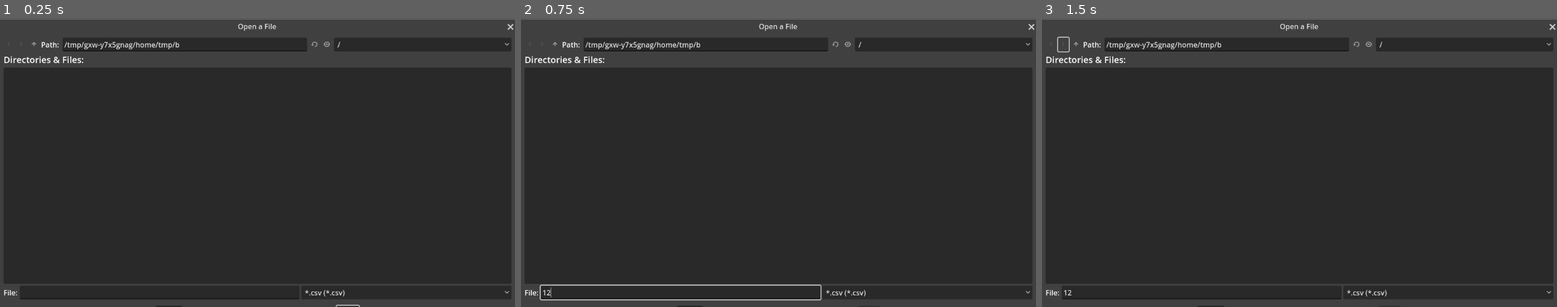
Above: before the commit, frames 1-3 (left to right).
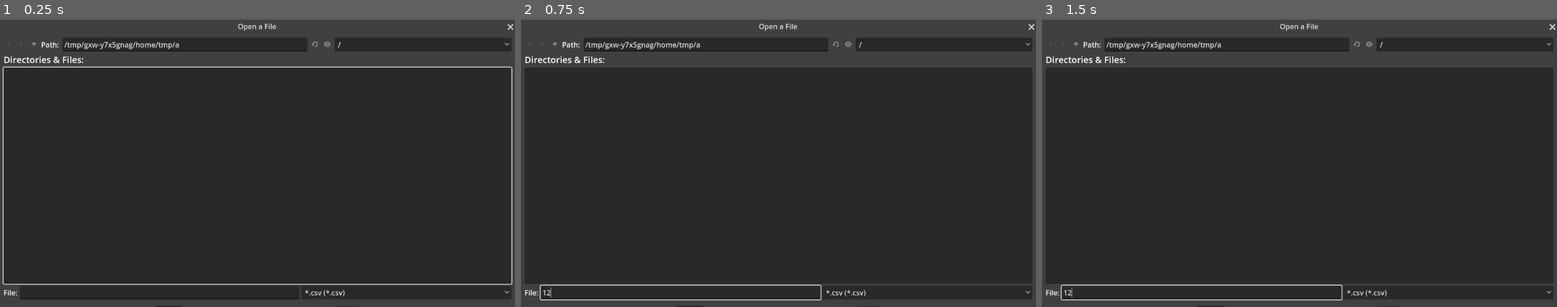
Above: after the commit, the same moments.

Repository: WarhawkPrime/Codierungstheorie
Game: Godot game, scene res://Main.tscn
Same seed, same stepped clock (60 frames per second), same inputs: the game is played once before the commit and once after it. The engine's default icon, where the game draws it, is replaced by a stand-in: a white triangle on a blue panel in a dark square.
Inputs (mouse positions are in pixels of both pictures, inside the frame that each line leads up to):
- Up to frame 1 (0.25 s): no input
- Up to frame 2 (0.75 s): click (680, 292) at 0.52 s; type "12" at 0.6 s
- Up to frame 3 (1.5 s): click "Open file ..." at 1.25 s

The runs differ from the first frame. In frame 1, 1.3% of the frame differs, in the area x 0-100%, y 8-100%; in frame 2, less than 0.1%; in frame 3, 0.6%.

Commit message:
Add fast mode for tables with e > 5 and save viewport

Diff:
--- a/MultMatrix/Main.gd
+++ b/MultMatrix/Main.gd
@@ -1,17 +1,34 @@
 extends Control
 
 @export var cell_size: int = 50
-@export var bg: Color = Color.BLACK
+
+## Use pretty or fast rendering
+@export var fast: bool = false
+@export var font: Font
+
 @export var cell_color: Color = "#0c1b49"
+
 @export var fileDialog: FileDialog
 
-@onready var rect_scene = preload("res://rect.tscn")
+@onready var target_viewport = get_tree().root.get_viewport()
+@onready var rect_scene = preload("res://MatrixCell.tscn")
 @onready var rect_container = $MatrixContainer
+
+@onready var default_cell_size = cell_size
+
 
 var max_alpha: int = 255
 var max_matrix_value: int = 0
 var matrix_size: int = 0
 var matrix = []
+
+
+
+
+func save_to():
+	var img: Image = get_viewport().get_texture().get_image()
+	return img.save_png("test.png")
+
 
 # Called when the node enters the scene tree for the first time.
 func _ready():
@@ -21,7 +38,7 @@
 
 
 func _on_file_dialog_file_selected(path):
-	var file_content = _open_file(path)
+	_open_file(path)
 
 func _open_file(path):
 	matrix = []
@@ -42,15 +59,46 @@
 	print_debug(max_matrix_value)
 	print_debug(matrix_size)
 
-	create_matrix()
+	if(fast):
+		queue_redraw()
+	else:
+		create_matrix()
 
-func _process(delta):
-	pass
+
+func _draw():
+	var gap: int = cell_size / 10
+
+	var start: int = Time.get_ticks_usec()
+	if(matrix.size() != 0):
+		print("Creating matrix")
+		var row_count: int = 0
+		for row in matrix:
+			print("Processing row %s of %s" % [row_count, matrix_size])
+			var cell_count: int = 0
+			for element in row:
+				var x: int = cell_size+(cell_size*row_count)+ gap * row_count
+				var y: int = cell_size+(cell_size*cell_count) + gap * cell_count
+
+				x += 100
+				y += 100
+
+				var color = calculate_dynamic_color(element.to_float(), self.cell_color)
+				var rext = Rect2(x, y, cell_size, cell_size)
+				draw_rect(rext, color)
+				cell_count += 1
+			row_count += 1
+			var finish: int = Time.get_ticks_usec()
+		var finish: int = Time.get_ticks_usec()
+		var drawn_in_ms = (finish - start)
+
+		print("Drawn in: ", drawn_in_ms / 1000)
 
 
 func create_matrix():
-	var gap: int = cell_size / 10
+	var gap: int = 2
 
+	var rects = []
+	var start: int = Time.get_ticks_usec()
 	if(matrix.size() != 0):
 		print("Creating matrix")
 		var row_count: int = 0
@@ -62,24 +110,48 @@
 				var y: int = cell_size+(cell_size*cell_count) + gap * cell_count
 				var pos: Vector2 = Vector2(x, y)
 
-				var weight: float = 0
-
-				if(element != "0"):
-					weight =  element.to_float() / max_matrix_value
-
-				var color = cell_color.lerp(cell_color.inverted(), weight)
+				var color = calculate_dynamic_color(element.to_float(), self.cell_color)
 
 				var rect = rect_scene.instantiate()
-				rect.init(pos, color, element)
-				rect_container.add_child(rect)
+				rect.init(pos, color, element.to_int())
+				rects.append(rect)
+
 				cell_count += 1
 			row_count += 1
 
+	var finish_creating: int = Time.get_ticks_usec()
+
+	print_debug(rects.size())
+
+	for rect in rects:
+		rect_container.add_child(rect)
+
+	var finish: int = Time.get_ticks_usec()
+
+	var created_ms = (finish_creating - start)
+	var added_ms = (finish - start)
+	var delta_ms = added_ms - created_ms
+
+	print("Created: ", created_ms / 1000 )
+	print("Added: ", added_ms / 1000)
+	print("Delta: ", delta_ms / 1000)
+
+
+func calculate_dynamic_color(value: float, color: Color):
+	var weight: float = 0
+	if(value != 0):
+		weight = value / max_matrix_value
+
+	return color.lerp(color.inverted(), weight)
 
 func _on_h_slider_drag_ended(value_changed):
 	var value = $Toolbar/HSlider.value
 	var new_scale = Vector2.ONE * value / 100
-	rect_container.scale = new_scale
+	if(fast):
+		cell_size = default_cell_size * ( value / 100 )
+		queue_redraw()
+	else:
+		rect_container.scale = new_scale
 
 
 func _on_h_slider_value_changed(value):
@@ -88,9 +160,18 @@
 
 func _on_color_picker_button_color_changed(color):
 	self.cell_color = color
-	if max_matrix_value < 33:
-			delete_children(rect_container)
-			create_matrix()
+	if(fast):
+		queue_redraw()
+	else:
+		var rects: Array = rect_container.get_children()
+		for rect in rects:
+			var new_color = calculate_dynamic_color(rect.value, color)
+			rect.change_color(new_color)
+
+func _on_open_file_pressed():
+	delete_children(rect_container)
+	fileDialog.popup_centered_ratio(1)
+
 
 static func delete_children(node):
 	for n in node.get_children():
@@ -98,10 +179,5 @@
 		n.queue_free()
 
 
-func _on_color_picker_button_popup_closed():
-	delete_children(rect_container)
-	create_matrix()
-
-
-func _on_open_file_pressed():
-	fileDialog.popup_centered_ratio(1)
+func _on_button_pressed():
+	save_to()
--- a/MultMatrix/Main.tscn
+++ b/MultMatrix/Main.tscn
@@ -1,7 +1,9 @@
-[gd_scene load_steps=3 format=3 uid="uid://rg5cckkxqppt"]
+[gd_scene load_steps=4 format=3 uid="uid://rg5cckkxqppt"]
 
 [ext_resource type="Script" path="res://Main.gd" id="1_l4553"]
 [ext_resource type="Texture2D" uid="uid://paax8paj02n1" path="res://icon.svg" id="2_x05n1"]
+
+[sub_resource type="SystemFont" id="SystemFont_8dkal"]
 
 [node name="Control" type="Control"]
 layout_mode = 3
@@ -13,6 +15,15 @@
 size_flags_horizontal = 3
 size_flags_vertical = 3
 
+[node name="FileDialog" type="FileDialog" parent="."]
+title = "Open a File"
+size = Vector2i(325, 162)
+popup_window = true
+ok_button_text = "Open"
+file_mode = 0
+access = 2
+filters = PackedStringArray("*.csv")
+
 [node name="Main" type="VBoxContainer" parent="." node_paths=PackedStringArray("fileDialog")]
 layout_mode = 1
 anchors_preset = 15
@@ -23,6 +34,8 @@
 size_flags_horizontal = 3
 size_flags_vertical = 3
 script = ExtResource("1_l4553")
+fast = true
+font = SubResource("SystemFont_8dkal")
 fileDialog = NodePath("../FileDialog")
 
 [node name="HSeparator" type="HSeparator" parent="Main"]
@@ -31,60 +44,57 @@
 offset_bottom = 4.0
 
 [node name="Toolbar" type="HBoxContainer" parent="Main"]
-custom_minimum_size = Vector2i(0, 100)
+custom_minimum_size = Vector2i(0, 50)
 layout_mode = 2
 offset_top = 8.0
 offset_right = 1152.0
-offset_bottom = 138.0
+offset_bottom = 58.0
 
 [node name="OpenFile" type="Button" parent="Main/Toolbar"]
 custom_minimum_size = Vector2i(100, 50)
 layout_mode = 2
-offset_top = 40.0
 offset_right = 100.0
-offset_bottom = 90.0
+offset_bottom = 50.0
 size_flags_vertical = 4
 text = "Open file ..."
 
 [node name="Color" type="VBoxContainer" parent="Main/Toolbar"]
 layout_mode = 2
 offset_left = 104.0
-offset_right = 204.0
-offset_bottom = 130.0
+offset_right = 146.0
+offset_bottom = 50.0
 
 [node name="Label" type="Label" parent="Main/Toolbar/Color"]
 layout_mode = 2
-offset_left = 29.0
-offset_right = 71.0
+offset_right = 42.0
 offset_bottom = 26.0
 size_flags_horizontal = 4
 text = "Color"
 horizontal_alignment = 1
 
 [node name="ColorPickerButton" type="ColorPickerButton" parent="Main/Toolbar/Color"]
-custom_minimum_size = Vector2i(100, 100)
 layout_mode = 2
 offset_top = 30.0
-offset_right = 100.0
-offset_bottom = 130.0
+offset_right = 42.0
+offset_bottom = 38.0
 icon = ExtResource("2_x05n1")
 expand_icon = true
 edit_alpha = false
 
 [node name="Scale" type="Label" parent="Main/Toolbar"]
 layout_mode = 2
-offset_left = 208.0
-offset_top = 52.0
-offset_right = 248.0
-offset_bottom = 78.0
+offset_left = 150.0
+offset_top = 12.0
+offset_right = 190.0
+offset_bottom = 38.0
 text = "Scale"
 
 [node name="HSlider" type="HSlider" parent="Main/Toolbar"]
 layout_mode = 2
-offset_left = 252.0
-offset_top = 57.0
-offset_right = 1120.0
-offset_bottom = 73.0
+offset_left = 194.0
+offset_top = 17.0
+offset_right = 1048.0
+offset_bottom = 33.0
 size_flags_horizontal = 3
 size_flags_vertical = 4
 max_value = 500.0
@@ -94,45 +104,42 @@
 
 [node name="Value" type="Label" parent="Main/Toolbar"]
 layout_mode = 2
-offset_left = 1124.0
-offset_top = 52.0
+offset_left = 1052.0
+offset_top = 12.0
+offset_right = 1080.0
+offset_bottom = 38.0
+text = "100"
+
+[node name="Button" type="Button" parent="Main/Toolbar"]
+layout_mode = 2
+offset_left = 1084.0
 offset_right = 1152.0
-offset_bottom = 78.0
-text = "100"
+offset_bottom = 50.0
+text = "TO PNG"
 
 [node name="HSeparator2" type="HSeparator" parent="Main"]
 layout_mode = 2
-offset_top = 142.0
+offset_top = 62.0
 offset_right = 1152.0
-offset_bottom = 146.0
+offset_bottom = 66.0
 
 [node name="HSeparator3" type="HSeparator" parent="Main"]
 layout_mode = 2
-offset_top = 150.0
+offset_top = 70.0
 offset_right = 1152.0
-offset_bottom = 154.0
+offset_bottom = 74.0
 
-[node name="MatrixContainer" type="ColorRect" parent="Main"]
+[node name="MatrixContainer" type="TextureRect" parent="Main"]
 layout_mode = 2
-offset_top = 158.0
+offset_top = 78.0
 offset_right = 1152.0
 offset_bottom = 648.0
 size_flags_horizontal = 3
 size_flags_vertical = 3
-color = Color(1, 1, 1, 0)
 
-[node name="FileDialog" type="FileDialog" parent="."]
-title = "Open a File"
-size = Vector2i(325, 162)
-popup_window = true
-ok_button_text = "Open"
-file_mode = 0
-access = 2
-filters = PackedStringArray("*.csv")
-
+[connection signal="file_selected" from="FileDialog" to="Main" method="_on_file_dialog_file_selected"]
 [connection signal="pressed" from="Main/Toolbar/OpenFile" to="Main" method="_on_open_file_pressed"]
 [connection signal="color_changed" from="Main/Toolbar/Color/ColorPickerButton" to="Main" method="_on_color_picker_button_color_changed"]
-[connection signal="popup_closed" from="Main/Toolbar/Color/ColorPickerButton" to="Main" method="_on_color_picker_button_popup_closed"]
 [connection signal="drag_ended" from="Main/Toolbar/HSlider" to="Main" method="_on_h_slider_drag_ended"]
 [connection signal="value_changed" from="Main/Toolbar/HSlider" to="Main" method="_on_h_slider_value_changed"]
-[connection signal="file_selected" from="FileDialog" to="Main" method="_on_file_dialog_file_selected"]
+[connection signal="pressed" from="Main/Toolbar/Button" to="Main" method="_on_button_pressed"]
--- /dev/null
+++ b/MultMatrix/MatrixCell.gd
@@ -0,0 +1,19 @@
+extends ColorRect
+class_name MatrixCell
+
+
+var value:int = 0
+
+func init(pos: Vector2, color: Color, value: int):
+	self.color = color
+	self.position = pos
+	self.value = value
+
+	var label: Label = $Label
+	label.text = str(value)
+	label.modulate = color.inverted()
+	label.label_settings.outline_color = Color.BLACK
+
+func change_color(color: Color):
+	self.color = color
+	$Label.modulate = color.inverted()
--- a/MultMatrix/rect.tscn
+++ b/MultMatrix/MatrixCell.tscn
@@ -1,19 +1,20 @@
-[gd_scene load_steps=3 format=3 uid="uid://bqr6thqmf1sq0"]
+[gd_scene load_steps=3 format=3 uid="uid://cmgf4sclncl5g"]
 
-[ext_resource type="Script" path="res://MatrixRect.gd" id="1_m12f0"]
+[ext_resource type="Script" path="res://MatrixCell.gd" id="1_mjito"]
 
 [sub_resource type="LabelSettings" id="LabelSettings_q44af"]
 outline_size = 1
 outline_color = Color(0, 0, 0, 1)
 
-[node name="ColorRect" type="ColorRect"]
+[node name="MatrixCell" type="ColorRect"]
 offset_right = 50.0
 offset_bottom = 50.0
-script = ExtResource("1_m12f0")
+size_flags_horizontal = 4
+size_flags_vertical = 4
+script = ExtResource("1_mjito")
 
 [node name="Label" type="Label" parent="."]
 modulate = Color(0.117647, 0.831373, 0.0392157, 1)
-layout_mode = 1
 anchors_preset = 15
 anchor_right = 1.0
 anchor_bottom = 1.0
--- a/MultMatrix/MatrixRect.gd
+++ /dev/null
@@ -1,11 +0,0 @@
-extends ColorRect
-
-func init(pos: Vector2, color: Color, text: String, scale: Vector2 = Vector2(1, 1)):
-	self.color = color
-	self.scale = scale
-	self.position = pos
-
-	var label: Label = $Label
-	label.text = text
-	label.modulate = color.inverted()
-	label.label_settings.outline_color = Color.BLACK
--- a/MultMatrix/project.godot
+++ b/MultMatrix/project.godot
@@ -7,6 +7,16 @@
 ;   param=value ; assign values to parameters
 
 config_version=5
+
+_global_script_classes=[{
+"base": "ColorRect",
+"class": &"MatrixCell",
+"language": &"GDScript",
+"path": "res://MatrixCell.gd"
+}]
+_global_script_class_icons={
+"MatrixCell": ""
+}
 
 [application]
 
--- /dev/null
+++ b/MultMatrix/texture_rect.tscn
@@ -0,0 +1,25 @@
+[gd_scene load_steps=3 format=3 uid="uid://qtdex8wkvq81"]
+
+[sub_resource type="Texture2D" id="Texture2D_xvfmw"]
+resource_local_to_scene = false
+resource_name = ""
+
+[sub_resource type="GDScript" id="GDScript_rqijf"]
+script/source = "extends TextureRect
+
+
+# Called when the node enters the scene tree for the first time.
+func _ready():
+	var rid = self.texture.get_rid()
+	self.texture.draw_rect(rid, Rect2(Vector2(), Vector2(1000, 1000)), false)
+	queue_redraw()
+# Called every frame. 'delta' is the elapsed time since the previous frame.
+func _process(delta):
+	pass
+"
+
+[node name="TextureRect" type="TextureRect"]
+offset_right = 40.0
+offset_bottom = 40.0
+texture = SubResource("Texture2D_xvfmw")
+script = SubResource("GDScript_rqijf")
